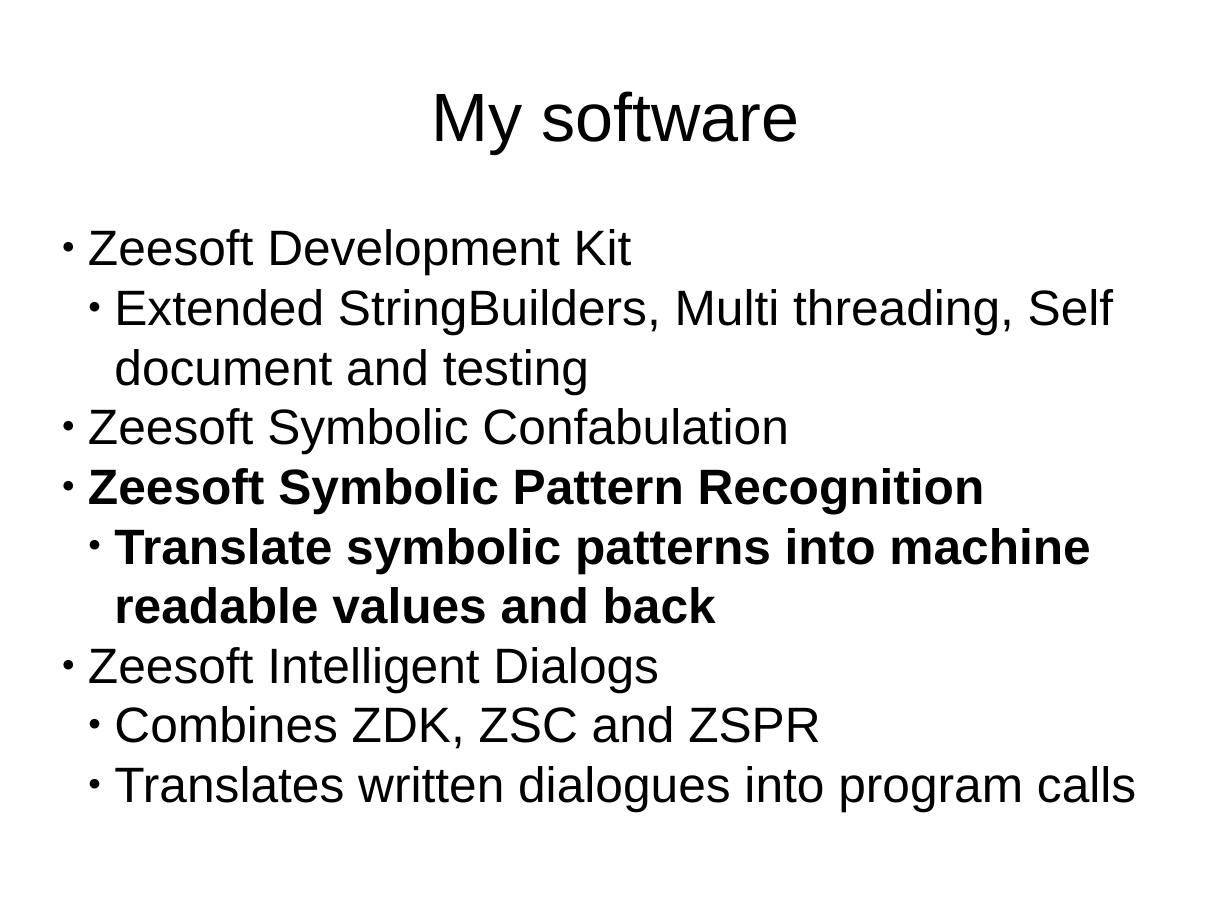
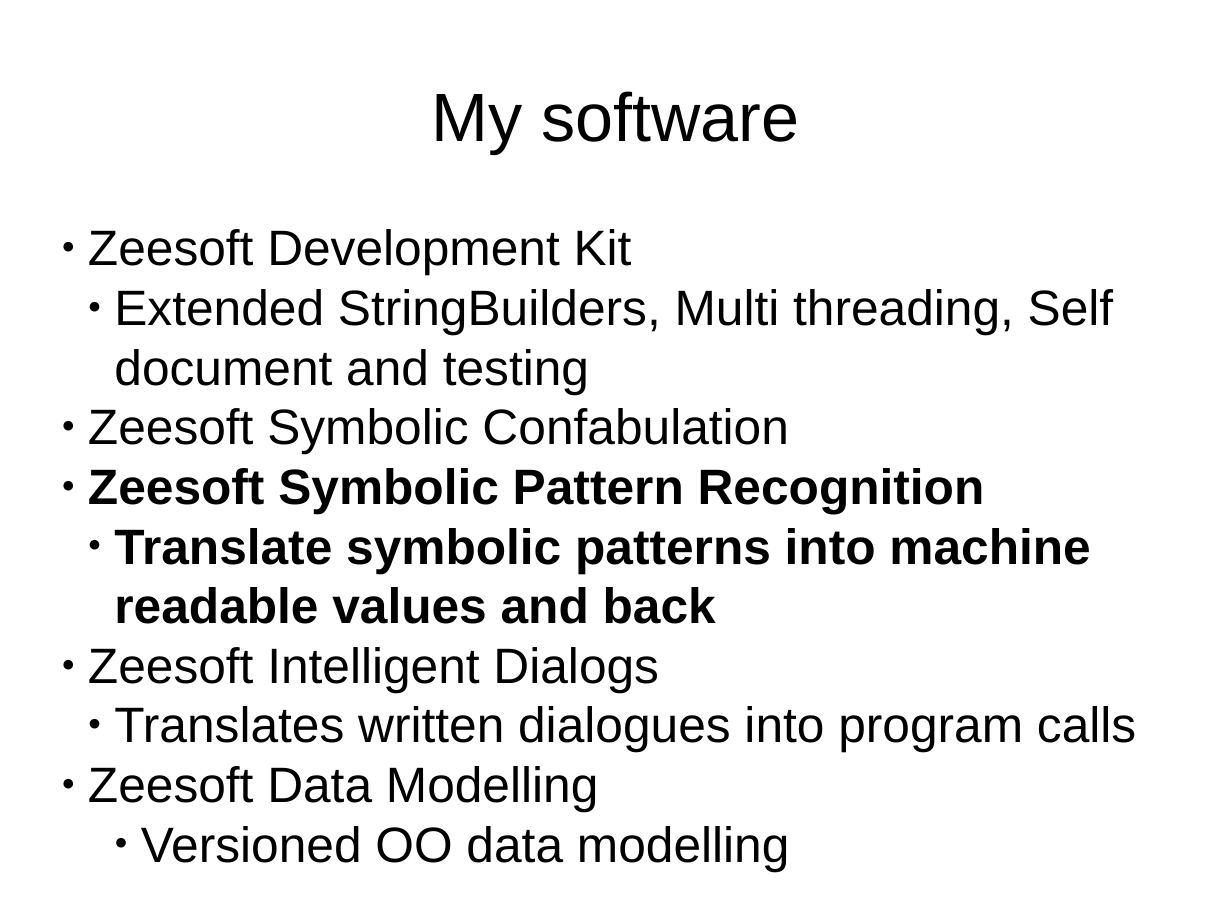
Before and after one commit to DyzLecticus/Zeesoft, a slide deck: slide 14 of V3.0/doc/Zeesoft Open Source Artificial Cognition.odp. Drawn at 1232x924 pixels with LibreOffice and Linux fonts; fonts in the diff are those of the drawing. Boxes give left, top, right and bottom in pixels: in the first picture for what was removed or moved away, otherwise in the second. Text is boxed around its words. In the diff, an @@ line names an element or a change of style, - is before the commit and + after.

```diff
--- a/V3.0/doc/Zeesoft Open Source Artificial Cognition.odp
+++ b/V3.0/doc/Zeesoft Open Source Artificial Cognition.odp
@@ subtitle at box(114, 706, 820, 749): paragraph removed @@
-  ● Combines ZDK, ZSC and ZSPR
@@ subtitle at box(88, 766, 790, 871): paragraphs added @@
+● Zeesoft Data Modelling
+    ● Versioned OO data modelling
```
Also in this commit, not shown: 3 other slides changed, 6 slides added, 1 slide removed, 1 other file.
